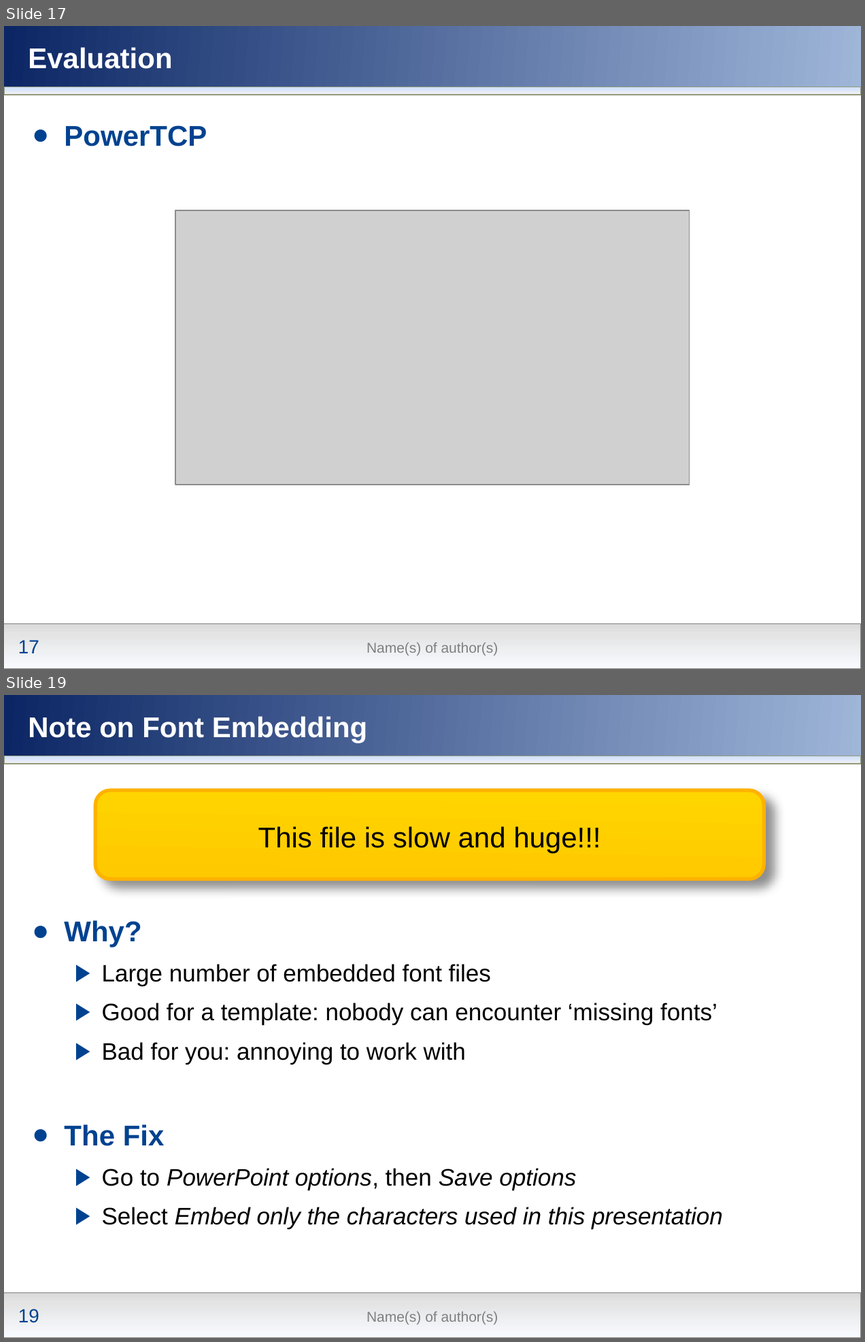
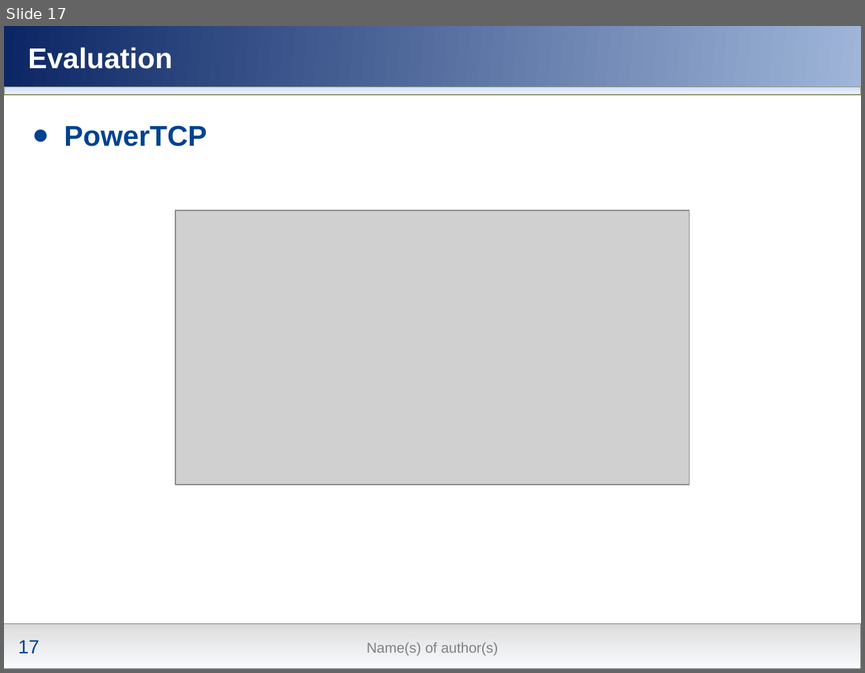
Before and after one commit to nochlachstdu/Seminararbeit, a slide deck: Modern_Congestion_Control.pptx. Shown one above the other, each under a label of ours: slides 17 and 19 before the commit, slide 17 after it; the slides between them are not shown. The pictures are 865x1342 and 865x673 pixels, drawn with LibreOffice and Linux fonts; fonts in the diff are those of the drawing; grey boxes stand for pictures; background and template pictures are left out. Boxes give left, top, right and bottom in pixels: in the first picture for what was removed or moved away, otherwise in the second. Text is boxed around its words. In the diff, an @@ line names an element or a change of style, - is before the commit and + after.

```diff
--- a/Modern_Congestion_Control.pptx
+++ b/Modern_Congestion_Control.pptx
@@ slide 19 removed at box(4, 695, 861, 1338), background gradient #00418F to #5677C1; not listed: 6 template elements that a slide beside it also shows @@
@@ title removed at box(28, 716, 368, 743) @@
-Note on Font Embedding
@@ rounded rectangle removed at box(96, 790, 764, 879) @@
-This file is slow and huge!!!
@@ text removed at box(64, 920, 723, 1229) @@
-● Why?
-  ▶ Large number of embedded font files
-  ▶ Good for a template: nobody can encounter ‘missing fonts’
-  ▶ Bad for you: annoying to work with
-● The Fix
-  ▶ Go to PowerPoint options, then Save options
-  ▶ Select Embed only the characters used in this presentation
```
Also in this commit, not shown: 14 other slides removed.
